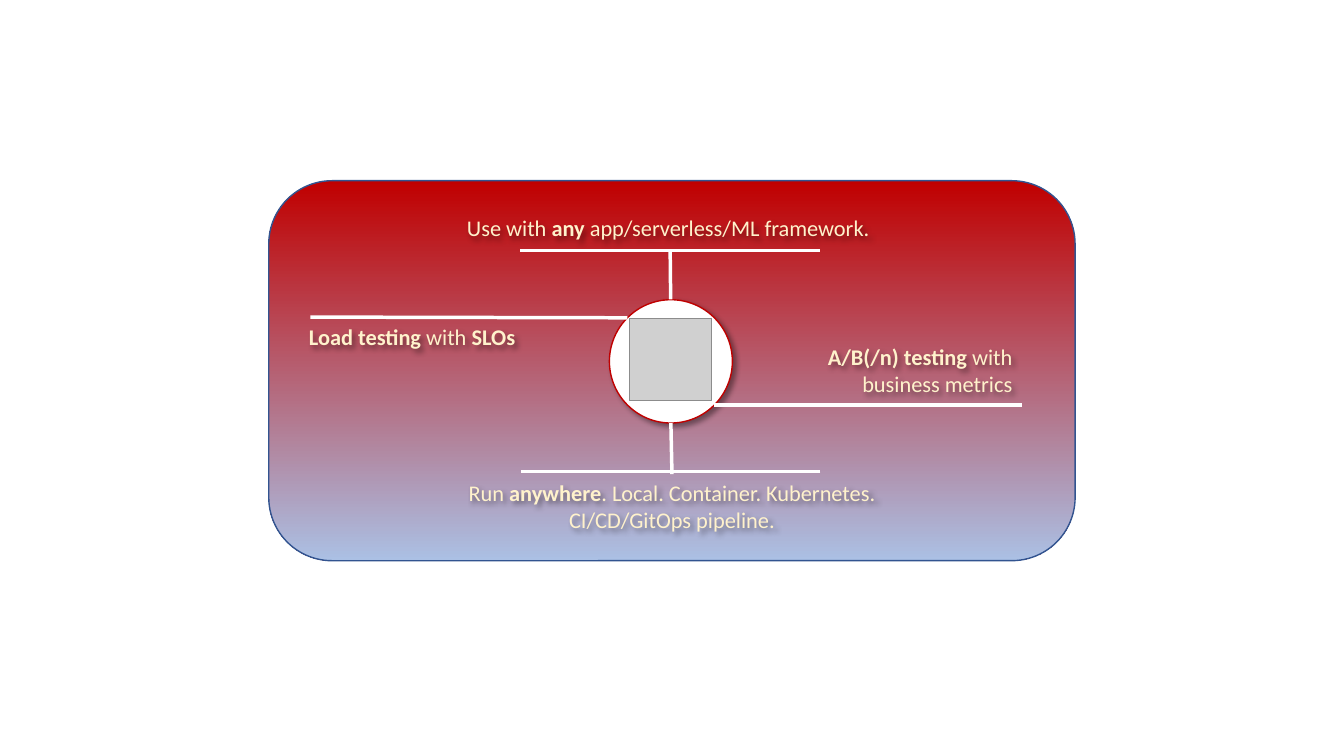
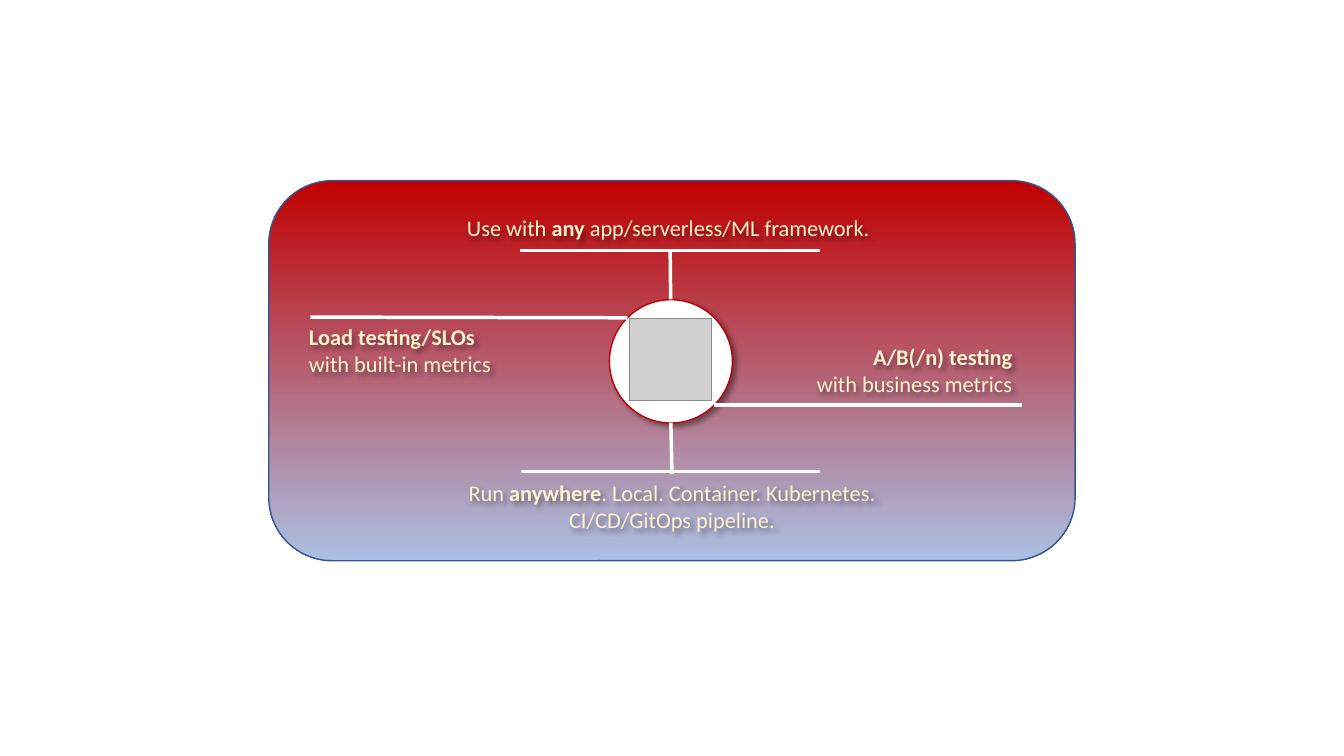
Before and after one commit to iter8-tools/iter8, a slide deck: slide 6 of mkdocs/docs/images/src/illustration.pptx. Drawn at 1344x756 pixels with LibreOffice and Linux fonts; fonts in the diff are those of the drawing; grey boxes stand for pictures. Boxes give left, top, right and bottom in pixels: in the first picture for what was removed or moved away, otherwise in the second. Text is boxed around its words. In the diff, an @@ line names an element or a change of style, - is before the commit and + after.

```diff
--- a/mkdocs/docs/images/src/illustration.pptx
+++ b/mkdocs/docs/images/src/illustration.pptx
@@ text at box(309, 329, 490, 372): text changed; bold off @@
-Load testing with SLOs
+Load testing/SLOs
+with built-in metrics
@@ text at box(817, 348, 1012, 392): text changed @@
-A/B(/n) testing with business metrics
+A/B(/n) testing
+with business metrics
```
Also in this commit, not shown: 1 other slide changed, 1 other file.
